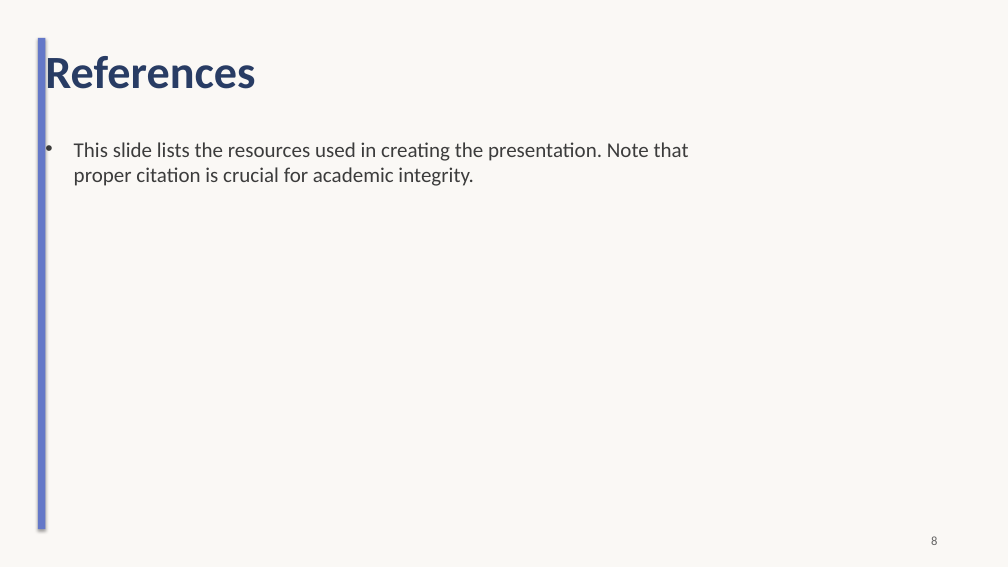
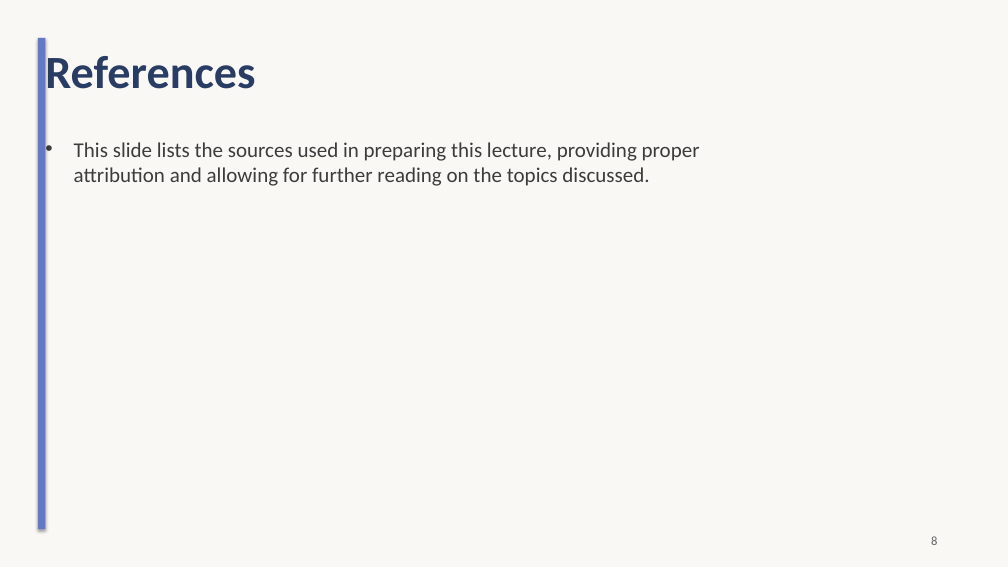
Before and after one commit to sanskarsri26/pdf-to-lecture, a slide deck: slide 8 of Styled_Slides.pptx. Drawn at 1008x567 pixels with LibreOffice and Linux fonts; fonts in the diff are those of the drawing. Boxes give left, top, right and bottom in pixels: in the first picture for what was removed or moved away, otherwise in the second. Text is boxed around its words. In the diff, an @@ line names an element or a change of style, - is before the commit and + after.

```diff
--- a/Styled_Slides.pptx
+++ b/Styled_Slides.pptx
@@ text at [74,142,700,186]: text changed @@
-• This slide lists the resources used in creating the presentation. Note that proper citation is crucial for academic integrity.
+• This slide lists the sources used in preparing this lecture, providing proper attribution and allowing for further reading on the topics discussed.
```
Also in this commit, not shown: 8 other slides changed, 4 other files.
